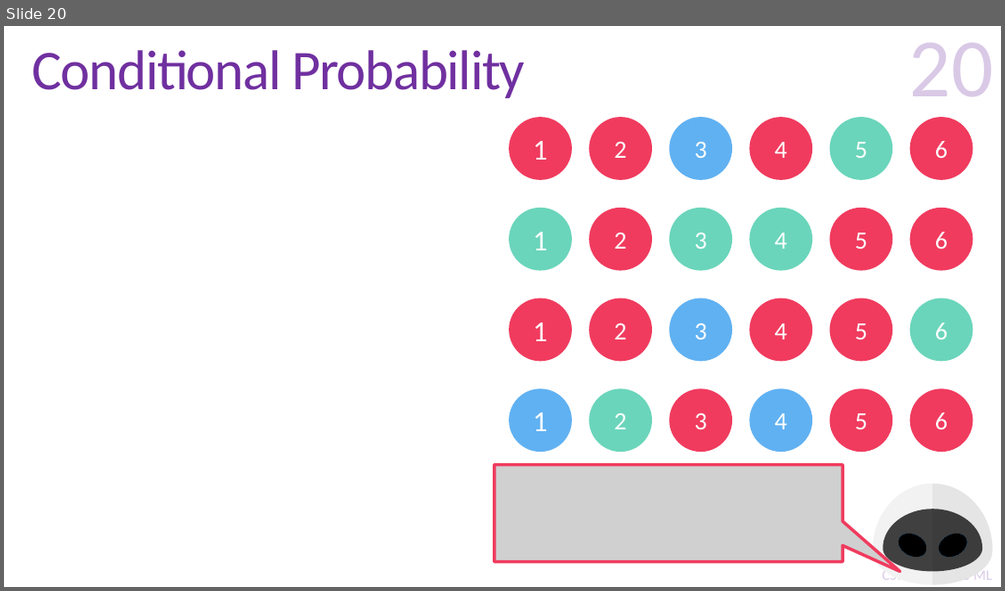
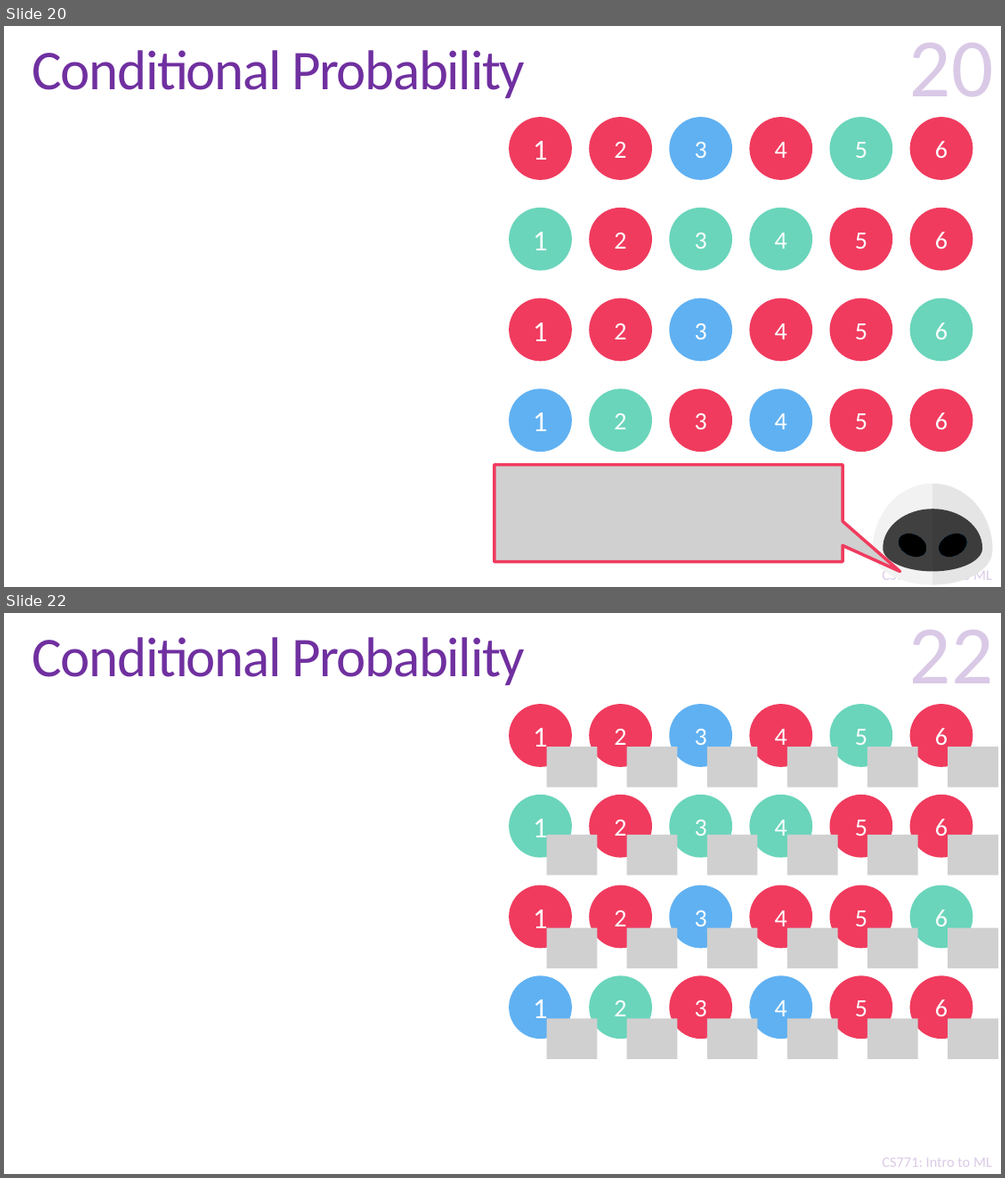
Before and after one commit to purushottamkar/ml19-20w, a slide deck: lecture_slides/12_Probability Refresher.pptx. Shown one above the other, each under a label of ours: slide 20 before the commit, slides 20 and 22 after it; the slides between them are not shown. The pictures are 1005x591 and 1005x1178 pixels, drawn with LibreOffice and Linux fonts; fonts in the diff are those of the drawing; grey boxes stand for pictures; background and template pictures are left out. Boxes give left, top, right and bottom in pixels: in the first picture for what was removed or moved away, otherwise in the second. Text is boxed around its words. In the diff, an @@ line names an element or a change of style, - is before the commit and + after.

Commit message:
lecture 12 slides updated

```diff
--- a/lecture_slides/12_Probability Refresher.pptx
+++ b/lecture_slides/12_Probability Refresher.pptx
@@ slide 22 added at box(4, 613, 1001, 1174), background #FFFFFF; not listed: 2 template elements that a slide beside it also shows @@
@@ title added at box(32, 637, 525, 685), 54 pt, text #7030A0 @@
+Conditional Probability
@@ page number added at box(909, 630, 993, 683), 80 pt, text #7030A0 at 25% opacity @@
+22
@@ group added at box(509, 705, 972, 1038): 24 ellipses @@
+1
+1
+1
+1
+2
+2
+2
+2
+3
+3
+3
+3
+4
+4
+4
+4
+5
+5
+5
+5
+6
+6
+6
+6
@@ group added at box(547, 747, 998, 1059): 24 pictures @@
```
Also in this commit, not shown: 8 other slides added.
